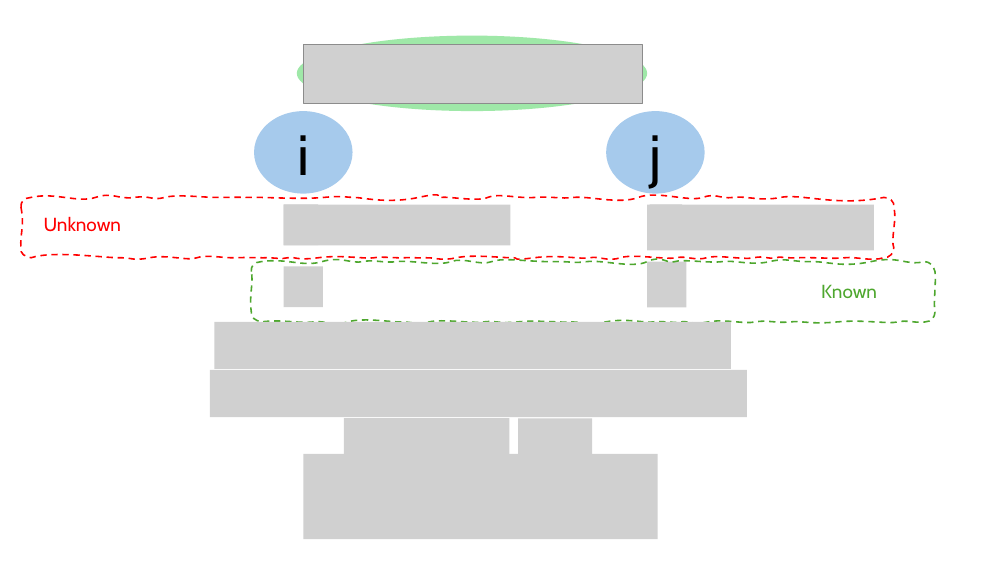
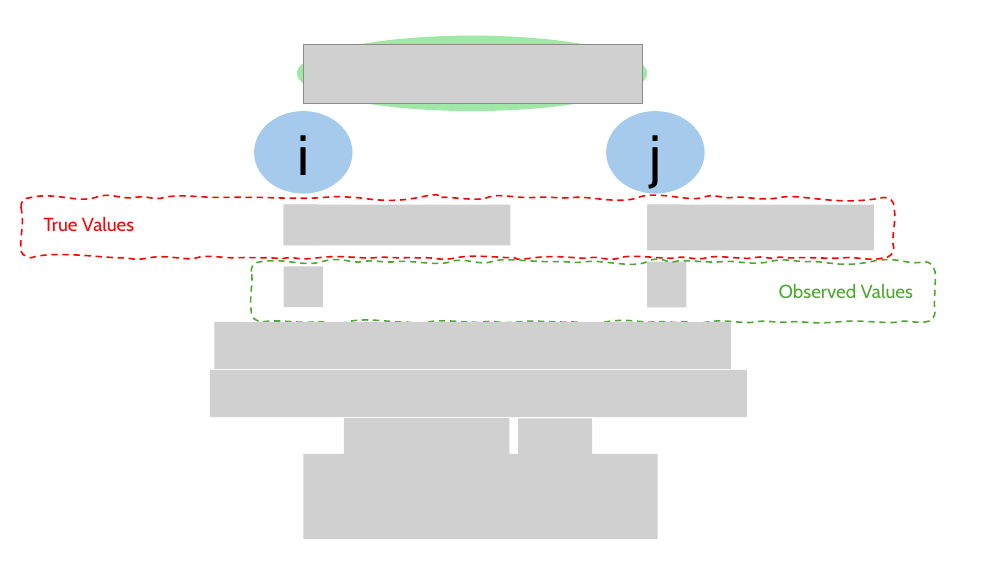
Before and after one commit to HaseebLUMS/Onyx-Presentation, a slide deck: slide 23 of tommy_hotnets_v2.pptx. Drawn at 1008x567 pixels with LibreOffice and Linux fonts; fonts in the diff are those of the drawing; grey boxes stand for pictures. Boxes give left, top, right and bottom in pixels: in the first picture for what was removed or moved away, otherwise in the second. Text is boxed around its words. In the diff, an @@ line names an element or a change of style, - is before the commit and + after.

```diff
--- a/tommy_hotnets_v2.pptx
+++ b/tommy_hotnets_v2.pptx
@@ text at <box>44,216,134,231</box>: text changed @@
-Unknown
+True Values
@@ text added at <box>779,284,913,299</box>, 18 pt, text #4EA72E @@
+Observed Values
@@ text removed at <box>821,284,877,298</box> @@
-Known
```
Also in this commit, not shown: 10 other slides changed.
